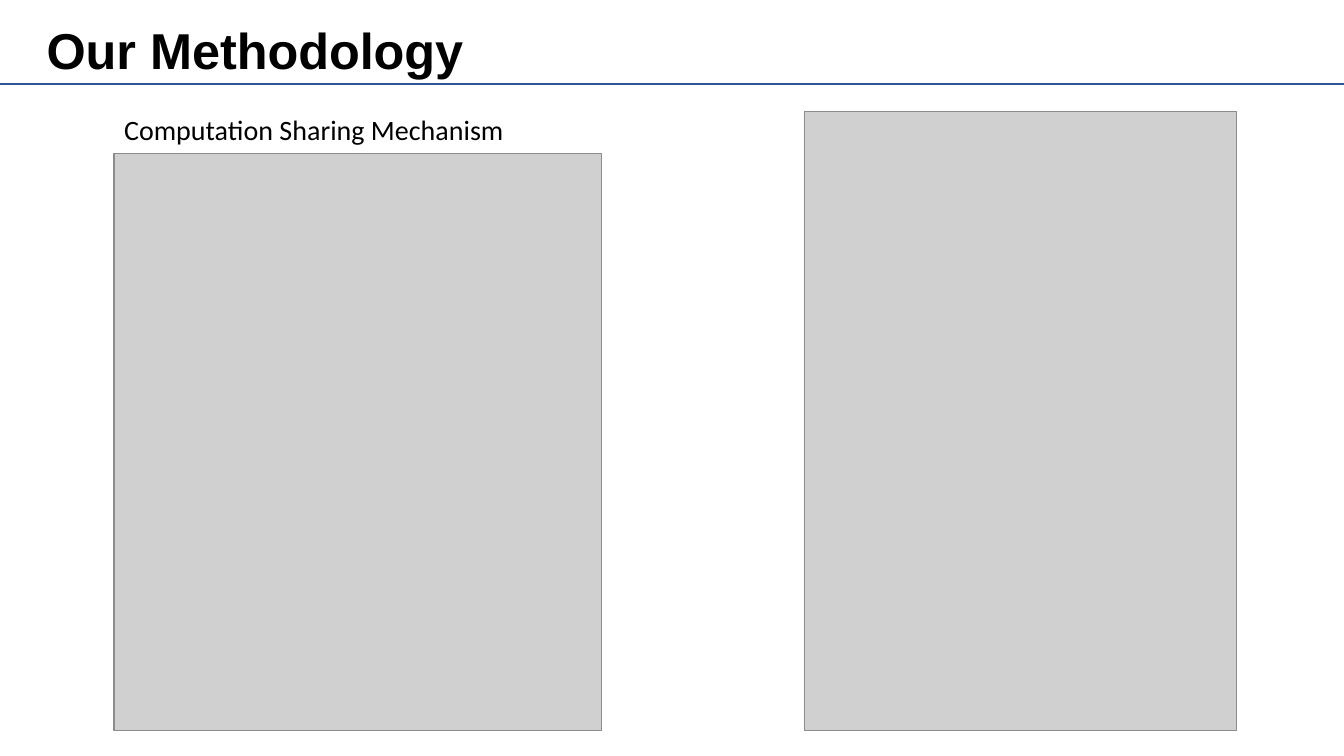
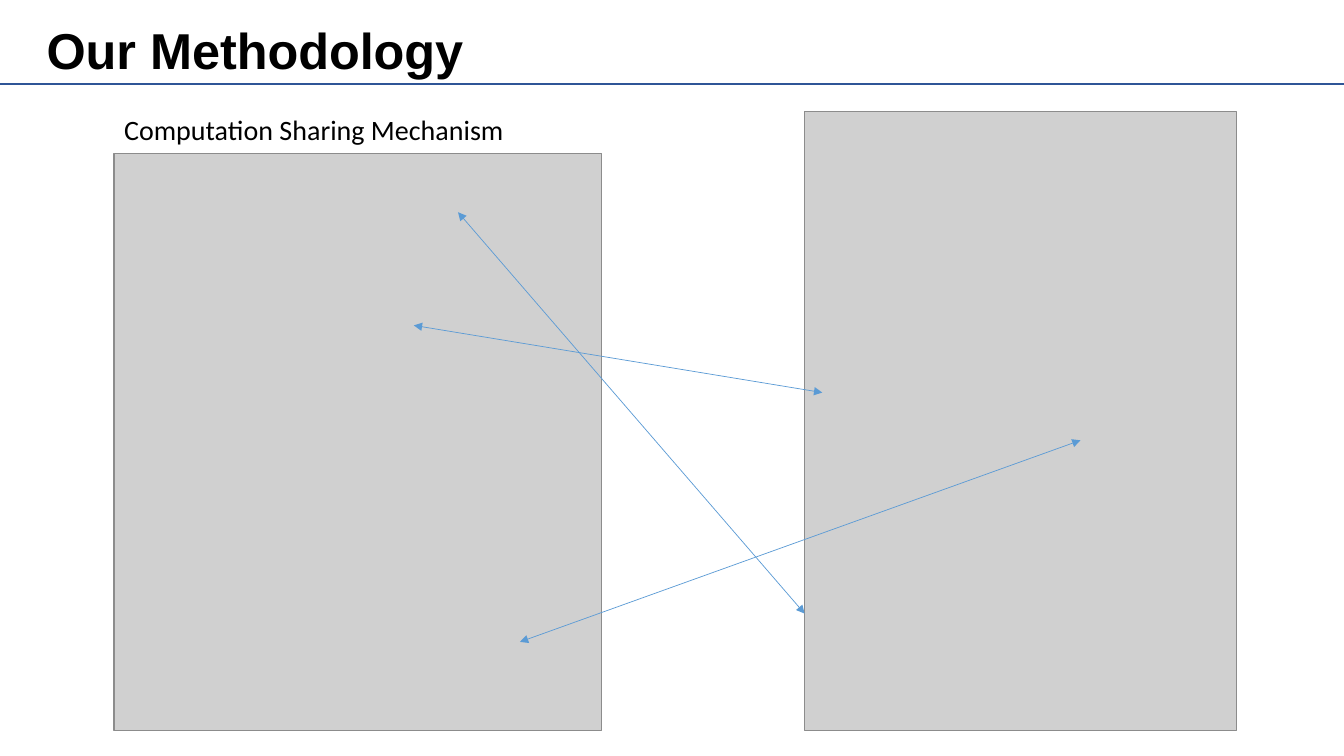
Before and after one commit to HEROhaoyu/MyDocument, a slide deck: slide 11 of 并发点对点查询/其它材料/PPT/GraphCPP介绍.pptx (slide 10 before the commit). Drawn at 1344x756 pixels with LibreOffice and Linux fonts; fonts in the diff are those of the drawing; grey boxes stand for pictures; background and template pictures are left out. Boxes give left, top, right and bottom in pixels: in the first picture for what was removed or moved away, otherwise in the second. Text is boxed around its words. In the diff, an @@ line names an element or a change of style, - is before the commit and + after.

```diff
--- a/并发点对点查询/其它材料/PPT/GraphCPP介绍.pptx
+++ b/并发点对点查询/其它材料/PPT/GraphCPP介绍.pptx
@@ double arrow added from (458, 213) to (805, 614), #5B9BD5 0.5 pt @@
@@ double arrow added from (414, 326) to (823, 392), #5B9BD5 0.5 pt @@
@@ double arrow added from (520, 642) to (1081, 441), #5B9BD5 0.5 pt @@
```
Also in this commit, not shown: 5 other slides changed, 2 slides added, 24 other files.
